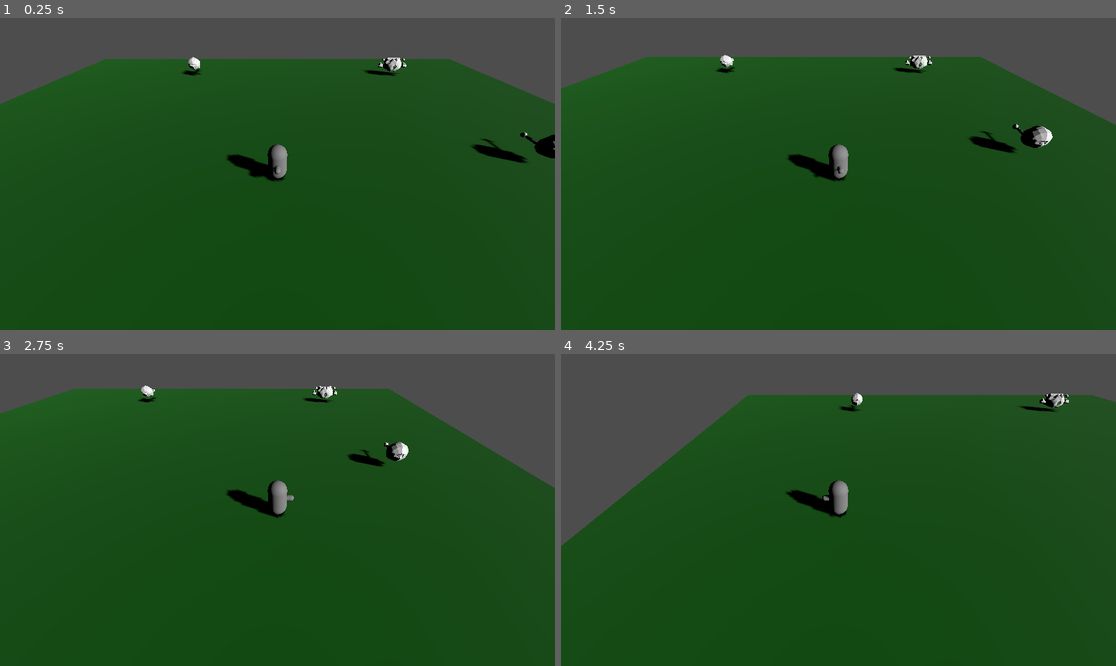
Above: before the commit, frames 1-4 (two rows, left to right).
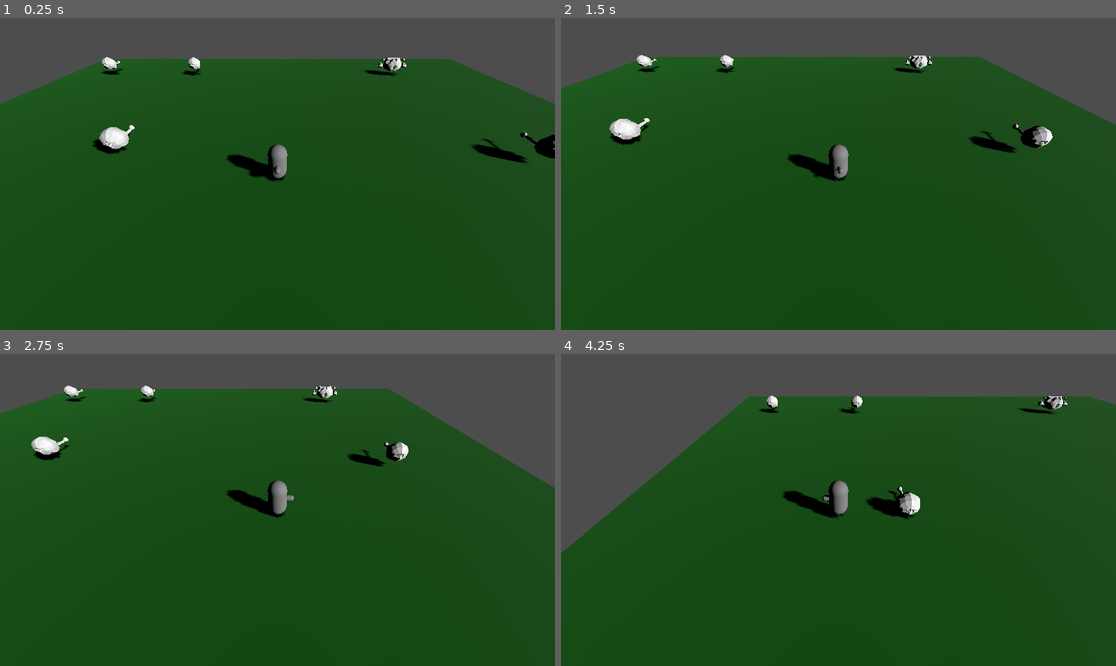
Above: after the commit, the same moments.

Repository: felpo-games/bichos-atomicos-2
Game: Godot game, scene res://cenas/feses/fese_1.tscn
Two runs of this game, one before a commit and one after it. Both use one fixed random seed, a clock stepped at 60 frames per second and the inputs below. The project has no main scene, so this scene is started directly.
Inputs (mouse positions are in pixels of both pictures, inside the frame that each line leads up to):
- Up to frame 1 (0.25 s): no input
- Up to frame 2 (1.5 s): tap Enter at 0.5 s; move the mouse to (960, 158) at 0.52 s; hold D (direita) 0.53-1.28 s; click (960, 158) at 0.6 s; right-click (960, 158) at 0.8 s; move the mouse to (727, 189) at 1.27 s; hold S (tras) from 1.28 s (still down); right-click (727, 189) at 1.35 s
- Up to frame 3 (2.75 s): tap 1 (troca_de_pet, bound only after the commit) at 1.55, 2.1 s; move the mouse to (333, 441) at 2.02 s; release S (tras) at 2.03 s; hold D (direita) from 2.03 s (still down); click (333, 441) at 2.3 s
- Up to frame 4 (4.25 s): move the mouse to (810, 572) at 2.77 s; release D (direita) at 2.78 s; hold W (frente) 2.78-3.53 s; click (810, 572) at 2.85 s; right-click (810, 572) at 3.05 s; move the mouse to (1005, 556) at 3.52 s; hold A (esquerda) from 3.53 s (still down); tap Shift (dash) at 3.6 s; tap 1 (troca_de_pet, bound only after the commit) at 3.8 s

The runs differ from the first frame. In frame 1, 0.5% of the frame differs, in the area x 16-25%, y 12-44%; in frame 2, 0.5%; in frame 3, 0.4%; in frame 4, 2.0%, in the area x 0-100%, y 12-64%.

Commit message:
add19572404
agora temos pet

Diff:
--- /dev/null
+++ b/cenas/bichos/bicho_chefão.tscn
@@ -0,0 +1,3 @@
+[gd_scene format=3 uid="uid://y8iwftsbmkn8"]
+
+[node name="bicho_chefão" type="Node3D" unique_id=755214142]
--- /dev/null
+++ b/cenas/bichos/pet/bala_agua.gd
@@ -0,0 +1,24 @@
+extends Area3D
+
+@export var velocidade = 10.0
+@export var dano = 1
+
+
+# Called when the node enters the scene tree for the first time.
+func _ready() -> void:
+	await get_tree().create_timer(5.0).timeout
+	queue_free()
+	pass # Replace with function body.
+
+
+# Called every frame. 'delta' is the elapsed time since the previous frame.
+func _process(delta: float) -> void:
+	translate(Vector3(0, 0, -velocidade * delta))
+	pass
+
+
+func _on_body_entered(body: Node3D) -> void:
+	if body.is_in_group("player"):
+		queue_free()
+		pass
+	pass # Replace with function body.
--- /dev/null
+++ b/cenas/bichos/pet/bala_agua.tscn
@@ -0,0 +1,20 @@
+[gd_scene format=3 uid="uid://d0q8ynndwkhfq"]
+
+[ext_resource type="Script" uid="uid://s1hotq8xytvc" path="res://cenas/bichos/pet/bala_agua.gd" id="1_sv0vd"]
+
+[sub_resource type="SphereShape3D" id="SphereShape3D_fmy5d"]
+
+[sub_resource type="StandardMaterial3D" id="StandardMaterial3D_fmy5d"]
+albedo_color = Color(0, 0, 1, 1)
+
+[sub_resource type="SphereMesh" id="SphereMesh_sv0vd"]
+material = SubResource("StandardMaterial3D_fmy5d")
+
+[node name="bala_agua" type="Area3D" unique_id=254501640 groups=["ataque_agua"]]
+script = ExtResource("1_sv0vd")
+
+[node name="CollisionShape3D" type="CollisionShape3D" parent="." unique_id=580279200]
+shape = SubResource("SphereShape3D_fmy5d")
+
+[node name="MeshInstance3D" type="MeshInstance3D" parent="." unique_id=1589278011]
+mesh = SubResource("SphereMesh_sv0vd")
--- /dev/null
+++ b/cenas/bichos/pet/bala_dc.gd
@@ -0,0 +1,24 @@
+extends Area3D
+
+@export var velocidade = 10.0
+@export var dano = 1
+
+
+# Called when the node enters the scene tree for the first time.
+func _ready() -> void:
+	await get_tree().create_timer(5.0).timeout
+	queue_free()
+	pass # Replace with function body.
+
+
+# Called every frame. 'delta' is the elapsed time since the previous frame.
+func _process(delta: float) -> void:
+	translate(Vector3(0, 0, -velocidade * delta))
+	pass
+
+
+func _on_body_entered(body: Node3D) -> void:
+	if body.is_in_group("player"):
+		queue_free()
+		pass
+	pass # Replace with function body.
--- /dev/null
+++ b/cenas/bichos/pet/bala_dc.tscn
@@ -0,0 +1,20 @@
+[gd_scene format=3 uid="uid://jfkidv631nm2"]
+
+[ext_resource type="Script" uid="uid://dfl0x2mu5agy" path="res://cenas/bichos/pet/bala_dc.gd" id="1_a47i1"]
+
+[sub_resource type="StandardMaterial3D" id="StandardMaterial3D_i1oab"]
+albedo_color = Color(0, 0, 0, 1)
+
+[sub_resource type="SphereMesh" id="SphereMesh_a47i1"]
+material = SubResource("StandardMaterial3D_i1oab")
+
+[sub_resource type="SphereShape3D" id="SphereShape3D_auu6e"]
+
+[node name="bala_dc" type="Area3D" unique_id=1777013342]
+script = ExtResource("1_a47i1")
+
+[node name="MeshInstance3D" type="MeshInstance3D" parent="." unique_id=517282303]
+mesh = SubResource("SphereMesh_a47i1")
+
+[node name="CollisionShape3D" type="CollisionShape3D" parent="." unique_id=443953389]
+shape = SubResource("SphereShape3D_auu6e")
--- /dev/null
+++ b/cenas/bichos/pet/pet_agua.gd
@@ -0,0 +1,36 @@
+extends Node3D
+
+var liberado = false
+var pet_um = false
+@export var bala_cena: PackedScene
+@onready var arma: Marker3D = $Marker3D
+
+func _ready() -> void:
+	liberado = false
+	hide()
+	pet_um = true
+	pass
+
+
+func _process(delta: float) -> void:
+	if laboratorio_global.pet_1 == true and liberado == true:
+		pet_um = true
+		show()
+	else:
+		pet_um = false
+		hide()
+	if laboratorio_global.pet_agua == true:
+		liberado = true
+
+
+	pass
+	if Input.is_action_just_pressed("ataque_pet") and liberado == true and pet_um == true and eventos_global.batalha == true:
+		atirar()
+		pass
+
+func atirar():
+	var bala = bala_cena.instantiate()
+	get_tree().root.add_child(bala)
+	bala.global_position = arma.global_position
+	bala.global_rotation = arma.global_rotation
+	pass
--- /dev/null
+++ b/cenas/bichos/pet/pet_agua.tscn
@@ -0,0 +1,29 @@
+[gd_scene format=3 uid="uid://dcrt0qkbbtxhx"]
+
+[ext_resource type="Script" uid="uid://bj3lchjwjggpd" path="res://cenas/bichos/pet/pet_agua.gd" id="1_ic4cb"]
+[ext_resource type="PackedScene" uid="uid://d0q8ynndwkhfq" path="res://cenas/bichos/pet/bala_agua.tscn" id="2_ajas2"]
+
+[sub_resource type="StandardMaterial3D" id="StandardMaterial3D_ajas2"]
+albedo_color = Color(0, 0, 1, 1)
+
+[sub_resource type="SphereMesh" id="SphereMesh_qxds7"]
+material = SubResource("StandardMaterial3D_ajas2")
+
+[sub_resource type="CylinderMesh" id="CylinderMesh_ic4cb"]
+top_radius = 0.3
+bottom_radius = 0.3
+height = 0.9
+
+[node name="pet_agua" type="Node3D" unique_id=349165857]
+script = ExtResource("1_ic4cb")
+bala_cena = ExtResource("2_ajas2")
+
+[node name="MeshInstance3D" type="MeshInstance3D" parent="." unique_id=609850792]
+mesh = SubResource("SphereMesh_qxds7")
+
+[node name="MeshInstance3D2" type="MeshInstance3D" parent="MeshInstance3D" unique_id=1956822830]
+transform = Transform3D(1, 0, 0, 0, -4.371139e-08, -1, 0, 1, -4.371139e-08, 0, 0, 0.10472071)
+mesh = SubResource("CylinderMesh_ic4cb")
+
+[node name="Marker3D" type="Marker3D" parent="." unique_id=1863813597]
+transform = Transform3D(-0.99999994, 0, 8.742277e-08, 0, 1, 0, -8.742277e-08, 0, -0.99999994, 0, 0, 0.7406477)
--- /dev/null
+++ b/cenas/bichos/pet/pet_dc.gd
@@ -0,0 +1,35 @@
+extends Node3D
+
+var liberado = false
+var pet_um = false
+@export var bala_cena: PackedScene
+@onready var arma: Marker3D = $Marker3D
+
+func _ready() -> void:
+	liberado = false
+	hide()
+	pass
+
+
+func _process(delta: float) -> void:
+	if laboratorio_global.pet_1 == false and liberado == true:
+		pet_um = true
+		show()
+	else:
+		pet_um = false
+		hide()
+	if laboratorio_global.pet_dc == true:
+		liberado = true
+
+
+	pass
+	if Input.is_action_just_pressed("ataque_pet") and liberado == true and pet_um == true and eventos_global.batalha == true:
+		atirar()
+		pass
+
+func atirar():
+	var bala = bala_cena.instantiate()
+	get_tree().root.add_child(bala)
+	bala.global_position = arma.global_position
+	bala.global_rotation = arma.global_rotation
+	pass
--- /dev/null
+++ b/cenas/bichos/pet/pet_dc.tscn
@@ -0,0 +1,29 @@
+[gd_scene format=3 uid="uid://hojavvhb5u3p"]
+
+[ext_resource type="Script" uid="uid://dajwxhebvm6sc" path="res://cenas/bichos/pet/pet_dc.gd" id="1_f8x35"]
+[ext_resource type="PackedScene" uid="uid://jfkidv631nm2" path="res://cenas/bichos/pet/bala_dc.tscn" id="2_by070"]
+
+[sub_resource type="StandardMaterial3D" id="StandardMaterial3D_by070"]
+albedo_color = Color(0, 0, 0, 1)
+
+[sub_resource type="SphereMesh" id="SphereMesh_1e8aq"]
+material = SubResource("StandardMaterial3D_by070")
+
+[sub_resource type="CylinderMesh" id="CylinderMesh_f8x35"]
+top_radius = 0.3
+bottom_radius = 0.3
+height = 1.0
+
+[node name="pet_dc" type="Node3D" unique_id=191536983]
+script = ExtResource("1_f8x35")
+bala_cena = ExtResource("2_by070")
+
+[node name="MeshInstance3D" type="MeshInstance3D" parent="." unique_id=661702322]
+mesh = SubResource("SphereMesh_1e8aq")
+
+[node name="MeshInstance3D" type="MeshInstance3D" parent="MeshInstance3D" unique_id=653496569]
+transform = Transform3D(1, 0, 0, 0, -4.371139e-08, -1, 0, 1, -4.371139e-08, 0, 0, -0.118817866)
+mesh = SubResource("CylinderMesh_f8x35")
+
+[node name="Marker3D" type="Marker3D" parent="." unique_id=1412334786]
+transform = Transform3D(1, 0, 0, 0, 1, 0, 0, 0, 1, 0, 0, -0.8532226)
--- a/cenas/feses/fese_1.tscn
+++ b/cenas/feses/fese_1.tscn
@@ -54,11 +54,20 @@
 [node name="bicho_h" parent="bichos" unique_id=1122094937 instance=ExtResource("3_e5vpm")]
 transform = Transform3D(1, 0, 0, 0, 1, 0, 0, 0, 1, -9.694666, 1.4084129, -17.865496)
 
+[node name="bicho_h4" parent="bichos" unique_id=405679416 instance=ExtResource("3_e5vpm")]
+transform = Transform3D(1, 0, 0, 0, 1, 0, 0, 0, 1, -19.601109, 1.4084129, -17.865496)
+
+[node name="bicho_h3" parent="bichos" unique_id=913013922 instance=ExtResource("3_e5vpm")]
+transform = Transform3D(1, 0, 0, 0, 1, 0, 0, 0, 1, -9.694666, 1.4084129, -2.052723)
+
 [node name="bicho_h2" parent="bichos" unique_id=2052091591 instance=ExtResource("3_e5vpm")]
 transform = Transform3D(1, 0, 0, 0, 1, 0, 0, 0, 1, 15.58252, 1.4084129, -1.1594563)
 
 [node name="bicho_c" parent="bichos" unique_id=1730391757 instance=ExtResource("4_g0u1t")]
 transform = Transform3D(1, 0, 0, 0, 1, 0, 0, 0, 1, 12.822563, 1.2433438, 17.10046)
+
+[node name="bicho_c2" parent="bichos" unique_id=835884886 instance=ExtResource("4_g0u1t")]
+transform = Transform3D(1, 0, 0, 0, 1, 0, 0, 0, 1, 7.358261, 1.2433438, 17.10046)
 
 [node name="bicho_o" parent="bichos" unique_id=1814063333 instance=ExtResource("2_p6wll")]
 transform = Transform3D(1, 0, 0, 0, 1, 0, 0, 0, 1, 13.565758, 0.73130035, -17.538023)
@@ -66,11 +75,18 @@
 [node name="bicho_o2" parent="bichos" unique_id=1857098330 instance=ExtResource("2_p6wll")]
 transform = Transform3D(1, 0, 0, 0, 1, 0, 0, 0, 1, -15.5067005, 0.73130035, 11.800081)
 
+[node name="bicho_o3" parent="bichos" unique_id=79884874 instance=ExtResource("2_p6wll")]
+transform = Transform3D(1, 0, 0, 0, 1, 0, 0, 0, 1, -4.2534885, 0.73130035, 11.800081)
+
 [node name="coletaveis" type="Node3D" parent="." unique_id=2030487566]
 
 [connection signal="batalhar" from="personagem/telas/conversas_cena" to="bichos/bicho_c" method="_on_conversas_cena_batalhar"]
+[connection signal="batalhar" from="personagem/telas/conversas_cena" to="bichos/bicho_c2" method="_on_conversas_cena_batalhar"]
 [connection signal="acertou" from="personagem/telas/conversa_o" to="bichos/bicho_o" method="_on_conversa_o_acertou"]
 [connection signal="acertou" from="personagem/telas/conversa_o" to="bichos/bicho_o2" method="_on_conversa_o_acertou"]
+[connection signal="acertou" from="personagem/telas/conversa_o" to="bichos/bicho_o3" method="_on_conversa_o_acertou"]
 [connection signal="conversa" from="bichos/bicho_c" to="personagem/telas/conversas_cena" method="_on_bicho_c_conversa"]
+[connection signal="conversa" from="bichos/bicho_c2" to="personagem/telas/conversas_cena" method="_on_bicho_c_conversa"]
 [connection signal="conversar" from="bichos/bicho_o" to="personagem/telas/conversa_o" method="_on_bicho_o_conversar"]
 [connection signal="conversar" from="bichos/bicho_o2" to="personagem/telas/conversa_o" method="_on_bicho_o_conversar"]
+[connection signal="conversar" from="bichos/bicho_o3" to="personagem/telas/conversa_o" method="_on_bicho_o_conversar"]
--- a/cenas/player/player.tscn
+++ b/cenas/player/player.tscn
@@ -2,6 +2,8 @@
 
 [ext_resource type="Script" uid="uid://cx03s4khim4yi" path="res://cenas/script/player/player.gd" id="1_1m1wk"]
 [ext_resource type="PackedScene" uid="uid://covmsy6ki3nek" path="res://cenas/player/bala_player.tscn" id="2_w152q"]
+[ext_resource type="PackedScene" uid="uid://dcrt0qkbbtxhx" path="res://cenas/bichos/pet/pet_agua.tscn" id="3_4i5rx"]
+[ext_resource type="PackedScene" uid="uid://hojavvhb5u3p" path="res://cenas/bichos/pet/pet_dc.tscn" id="4_a8ubr"]
 
 [sub_resource type="CapsuleShape3D" id="CapsuleShape3D_kbvfo"]
 
@@ -25,6 +27,14 @@
 [node name="body" type="MeshInstance3D" parent="." unique_id=1333181709]
 mesh = SubResource("CapsuleMesh_okt6s")
 
+[node name="sistema_ataque" type="Node3D" parent="body" unique_id=1329585878]
+
+[node name="pet_agua" parent="body/sistema_ataque" unique_id=349165857 instance=ExtResource("3_4i5rx")]
+transform = Transform3D(0.50000006, 0, 0, 0, 0.5, 0, 0, 0, 0.50000006, 1.2366223, 0.43957055, 0)
+
+[node name="pet_dc" parent="body/sistema_ataque" unique_id=191536983 instance=ExtResource("4_a8ubr")]
+transform = Transform3D(-0.5, 0, -4.371139e-08, 0, 0.5, 0, 4.371139e-08, 0, -0.5, -1.237, 0.44, 0)
+
 [node name="MeshInstance3D" type="MeshInstance3D" parent="body" unique_id=1183815433]
 transform = Transform3D(1, 0, 0, 0, -4.371139e-08, -1, 0, 1, -4.371139e-08, 0, 0, 0.18753749)
 mesh = SubResource("CapsuleMesh_cxihn")
@@ -41,5 +51,3 @@
 
 [node name="CollisionShape3D" type="CollisionShape3D" parent="sistema_vida/Area_dano" unique_id=1793060139]
 shape = SubResource("CapsuleShape3D_d4u85")
-
-[node name="sistema_ataque" type="Node3D" parent="." unique_id=1329585878]
--- a/cenas/script/globais/laboratorio_global.gd
+++ b/cenas/script/globais/laboratorio_global.gd
@@ -7,3 +7,7 @@
 var quantidade_o:int
 var quantidade_c:int
 var quantidade_h:int
+
+var pet_agua = false
+var pet_dc = false
+var pet_1 = false
--- a/cenas/script/player/player.gd
+++ b/cenas/script/player/player.gd
@@ -28,6 +28,10 @@
 @export var dash_cooldown := 1.0 # tempo pra poder usar de novo
 
 func _physics_process(delta: float) -> void:
+	if Input.is_action_just_pressed("troca_de_pet"):
+		laboratorio_global.pet_1 = !laboratorio_global.pet_1
+		print(laboratorio_global.pet_1)
+		pass
 	# Sistema de tiro
 	if Input.is_action_just_pressed("campirar") and eventos_global.batalha == true:
 		atirar()
--- a/cenas/telas/laboratorio_iventario.gd
+++ b/cenas/telas/laboratorio_iventario.gd
@@ -27,10 +27,16 @@
 		laboratorio_global.bichos_desbloqueados.append("dc")
 		print("dc")
 		limpar_lista()
+		laboratorio_global.quantidade_o -= 2
+		laboratorio_global.quantidade_c -=1
+		laboratorio_global.pet_dc = true
 		pass
 	if lista.count("o") >= 1 and lista.count("h") >= 2:
 		laboratorio_global.bichos_desbloqueados.append("a")
 		print("a")
+		laboratorio_global.quantidade_h -= 2
+		laboratorio_global.quantidade_o -=1
+		laboratorio_global.pet_agua = true
 		limpar_lista()
 		pass
 	pass
--- a/project.godot
+++ b/project.godot
@@ -19,6 +19,10 @@
 laboratorio_global="*uid://b5rywhkr8wb14"
 eventos_global="*uid://d4e0rum8c7hxu"
 dados_player="*uid://21wc6ksutpx4"
+
+[filesystem]
+
+import/blender/enabled=false
 
 [global_group]
 
@@ -72,6 +76,16 @@
 , Object(InputEventKey,"resource_local_to_scene":false,"resource_name":"","device":-1,"window_id":0,"alt_pressed":false …(183 unchanged characters)…
 ]
 }
+ataque_pet={
+"deadzone": 0.2,
+"events": [Object(InputEventMouseButton,"resource_local_to_scene":false,"resource_name":"","device":-1,"window_id":0,"alt_pressed":false,"shift_pressed":false,"ctrl_pressed":false,"meta_pressed":false,"button_mask":0,"position":Vector2(0, 0),"global_position":Vector2(0, 0),"factor":1.0,"button_index":2,"canceled":false,"pressed":false,"double_click":false,"script":null)
+]
+}
+troca_de_pet={
+"deadzone": 0.2,
+"events": [Object(InputEventKey,"resource_local_to_scene":false,"resource_name":"","device":-1,"window_id":0,"alt_pressed":false,"shift_pressed":false,"ctrl_pressed":false,"meta_pressed":false,"pressed":false,"keycode":0,"physical_keycode":49,"key_label":0,"unicode":49,"location":0,"echo":false,"script":null)
+]
+}
 
 [physics]
 
Not shown, added: cenas/bichos/pet/bala_agua.gd.uid
Not shown, added: cenas/bichos/pet/bala_dc.gd.uid
Not shown, added: cenas/bichos/pet/pet_agua.gd.uid
Not shown, added: cenas/bichos/pet/pet_dc.gd.uid
